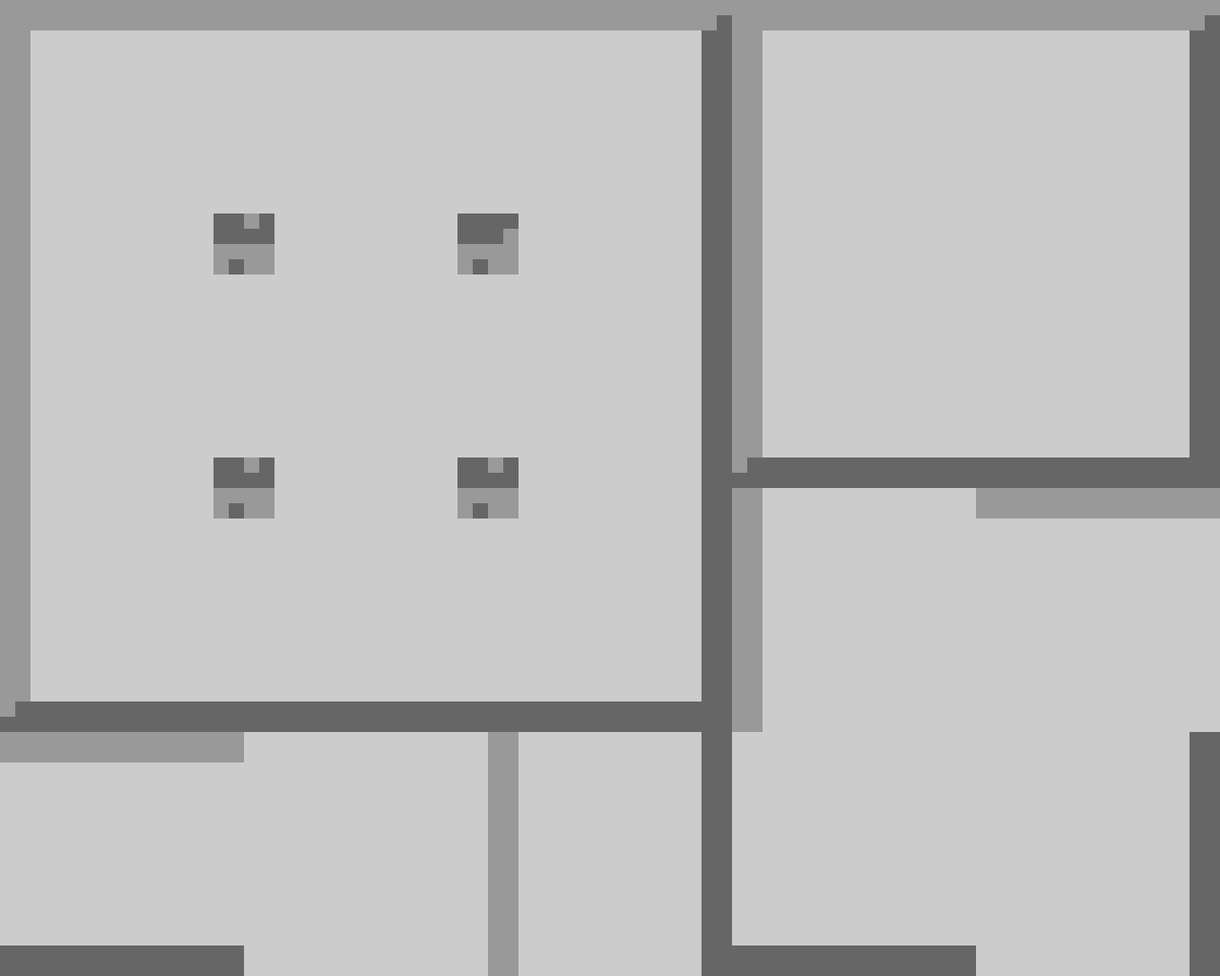
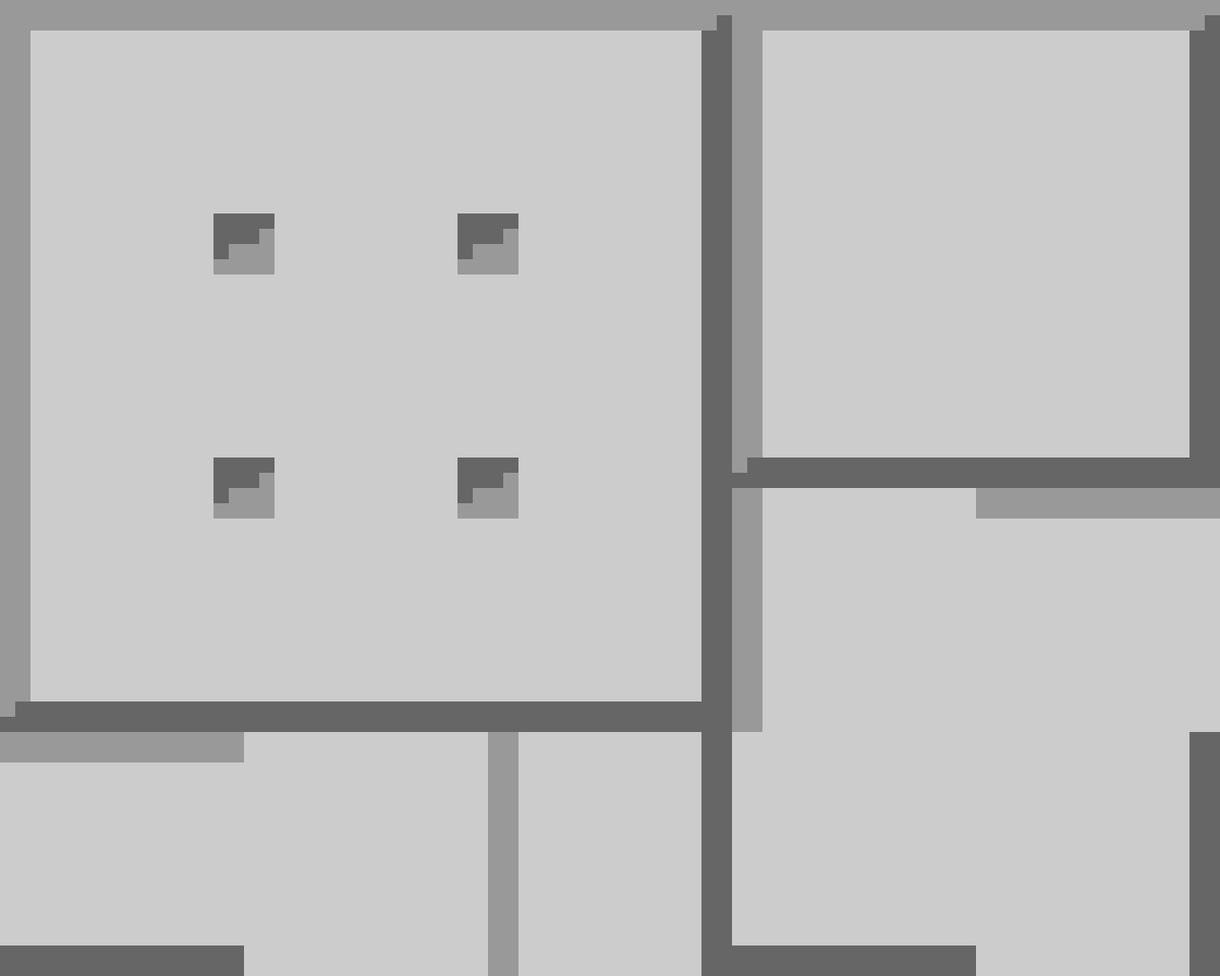
Before/after of a 1220 × 976 layered artwork. What changed in the layer stack:
painted on "图层 0" over <box>213,213,519,519</box>
